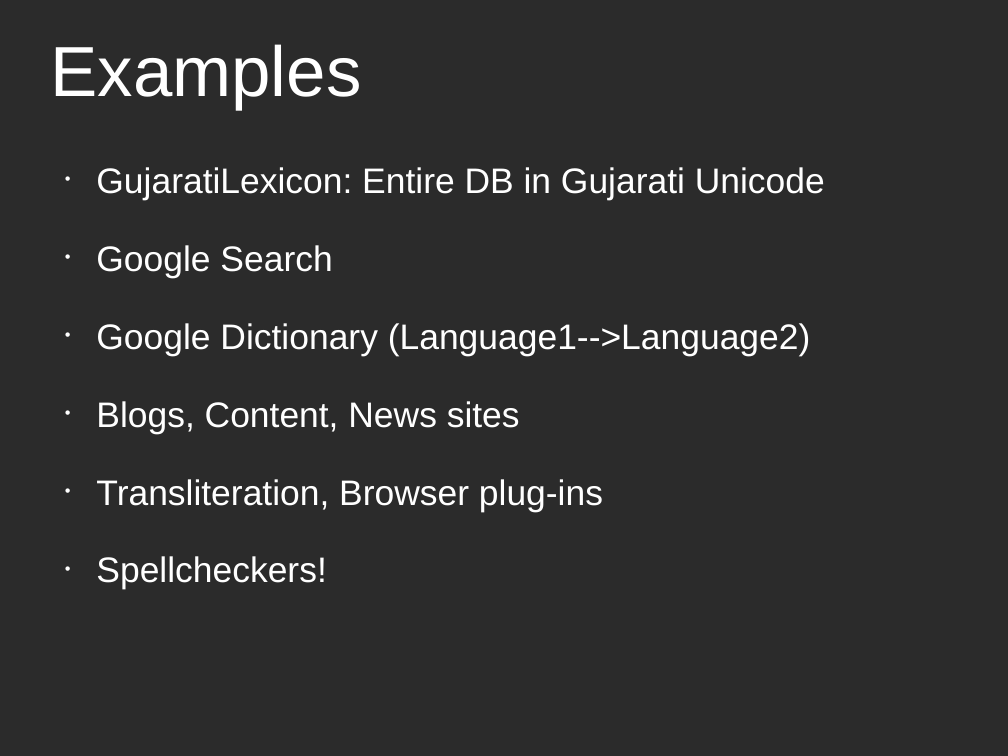
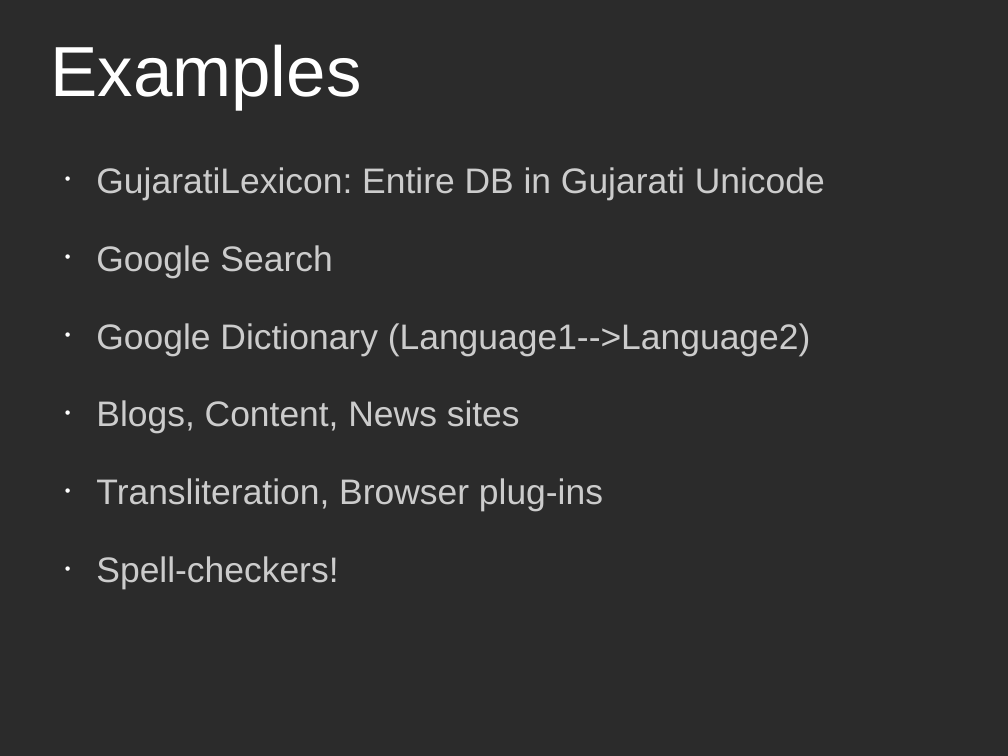
Before and after one commit to kartikm/talks, a slide deck: slide 6 of unicode-and-openweb_FCRS-CEPT_18122009.odp. Drawn at 1008x756 pixels with LibreOffice and Linux fonts; fonts in the diff are those of the drawing; background and template pictures are left out; a plain dark background stands for a picture behind light text. Boxes give left, top, right and bottom in pixels: in the first picture for what was removed or moved away, otherwise in the second. Text is boxed around its words. In the diff, an @@ line names an element or a change of style, - is before the commit and + after.

```diff
--- a/unicode-and-openweb_FCRS-CEPT_18122009.odp
+++ b/unicode-and-openweb_FCRS-CEPT_18122009.odp
@@ text at bbox=[96, 167, 825, 512]: text colour #FFFFFF to #CCCCCC @@
@@ text at bbox=[96, 556, 338, 590]: text changed; text colour #FFFFFF to #CCCCCC @@
-• Spellcheckers!
+• Spell-checkers!
```
Also in this commit, not shown: 7 other slides changed, 1 other file.
